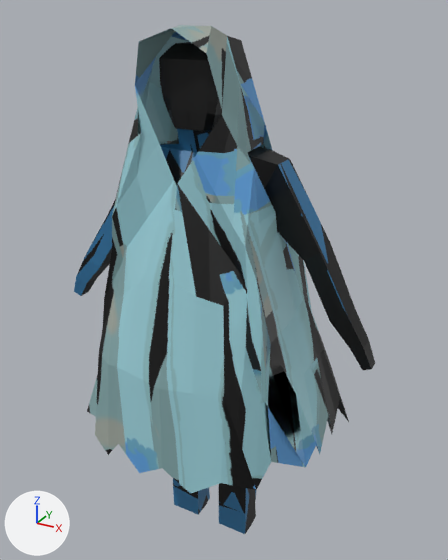
An edit to the glTF model Assets/Models/monsters/ghost_walking.gltf, drawn before and after from the same camera.
Both versions are drawn from a camera (50 mm lens) standing at (20.9, -35.4, 41.0) and looking at (0.3, 2.0, 22.3). Lighting does not change. The marker at lower left points along +X, +Y and +Z. Where no turn or scale is listed for an object, it has been applied to the vertices.

The first picture shows 'Sphere', 'cape'.
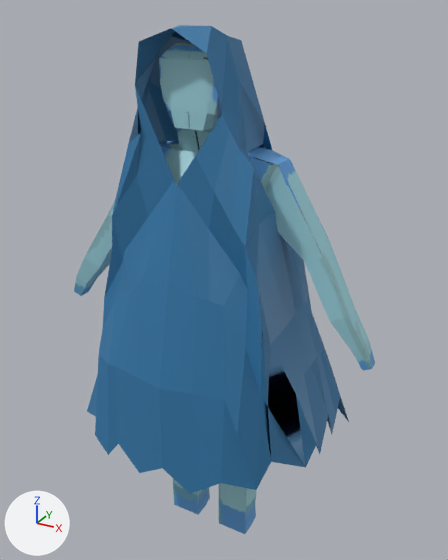
Changed parts and their boxes [x1, y1, x2, y2] in the pictures (448 x 560 px):
'cape', surface changed (cyan to blue): [87, 25, 349, 494] in both
'Sphere', surface changed: [74, 42, 375, 534] in both

Patch to the scene script:
```diff
--- a/Assets/Models/monsters/ghost_walking.gltf.py
+++ b/Assets/Models/monsters/ghost_walking.gltf.py
@@ mat_material_002 @@
 mat_material_002 = principled_material('Material.002')
-mat_material_002.texture = img_ghost_body
+mat_material_002.texture = img_ghost_body_001
@@ mat_material @@
 mat_material = principled_material('Material')
-mat_material.texture = img_ghost_body_001
+mat_material.texture = img_ghost_body
```
